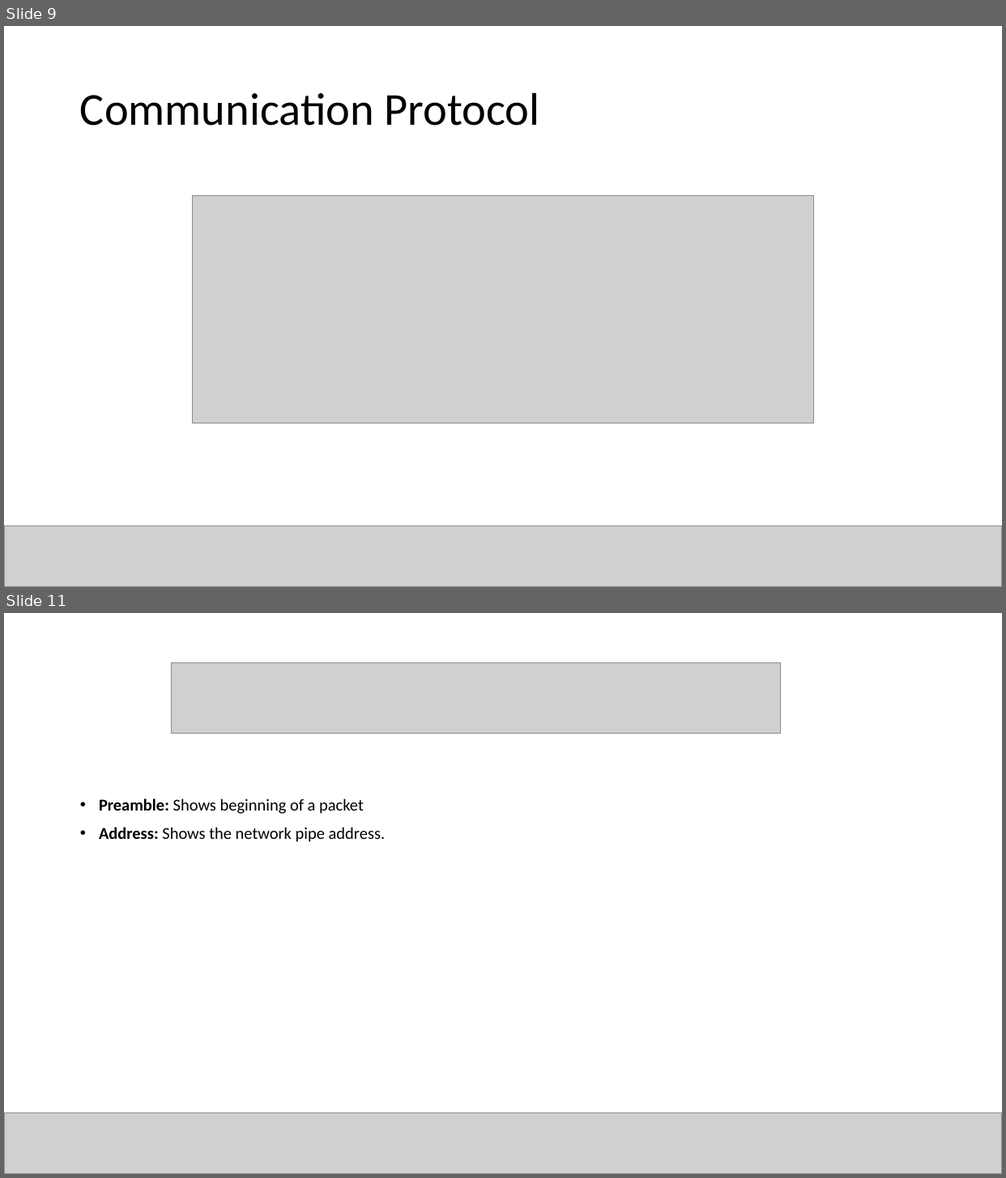
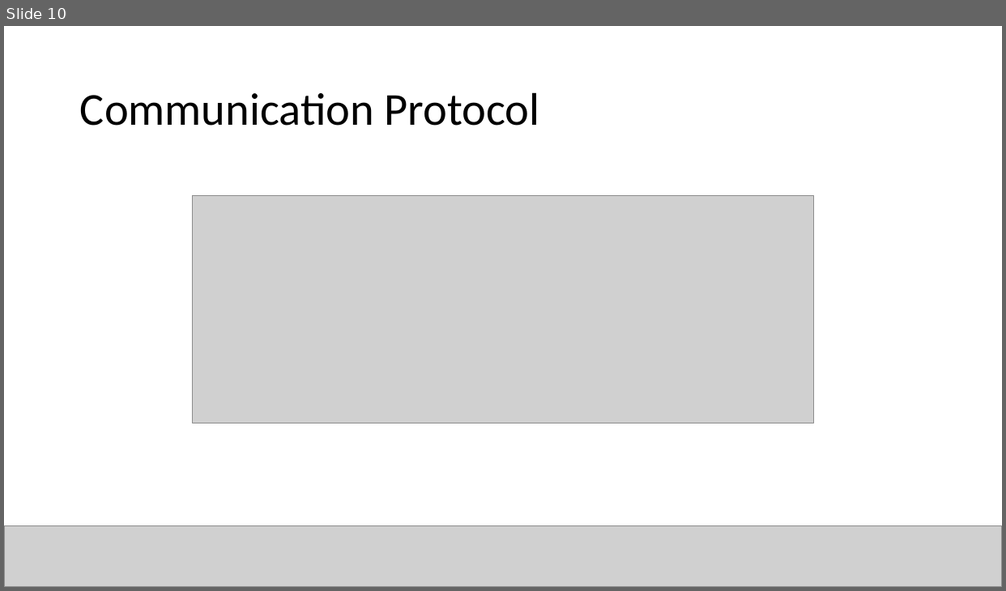
Before and after one commit to canerpotur/TROY-TECH, a slide deck: Troy Tech - Presentation/TROY - Kağan.pptx. Shown one above the other, each under a label of ours: slides 9 and 11 before the commit, slide 10 after it; the slides between them are not shown. The pictures are 1006x1178 and 1006x591 pixels, drawn with LibreOffice and Linux fonts; fonts in the diff are those of the drawing; grey boxes stand for pictures. Boxes give left, top, right and bottom in pixels: in the first picture for what was removed or moved away, otherwise in the second. Text is boxed around its words. In the diff, an @@ line names an element or a change of style, - is before the commit and + after.

```diff
--- a/Troy Tech - Presentation/TROY - Kağan.pptx
+++ b/Troy Tech - Presentation/TROY - Kağan.pptx
@@ slide 11 removed at box(4, 613, 1002, 1174), background #FFFFFF @@
@@ picture removed at box(172, 663, 781, 734) @@
@@ text removed at box(99, 798, 386, 842) @@
-• Preamble: Shows beginning of a packet
-• Address: Shows the network pipe address.
@@ picture removed at box(4, 1114, 1002, 1174) @@
@@ what was slide 9 is now slide 10 @@
```
Also in this commit, not shown: 5 slides changed, 3 slides added, 5 other slides removed.
